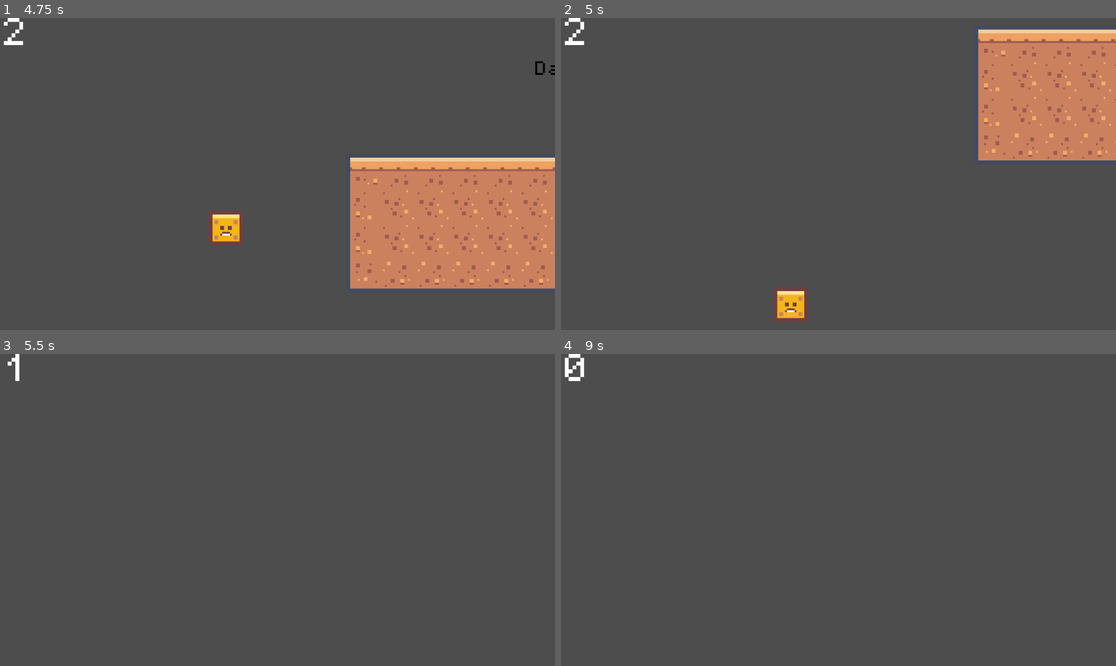
Above: before the commit, frames 1-4 (two rows, left to right).
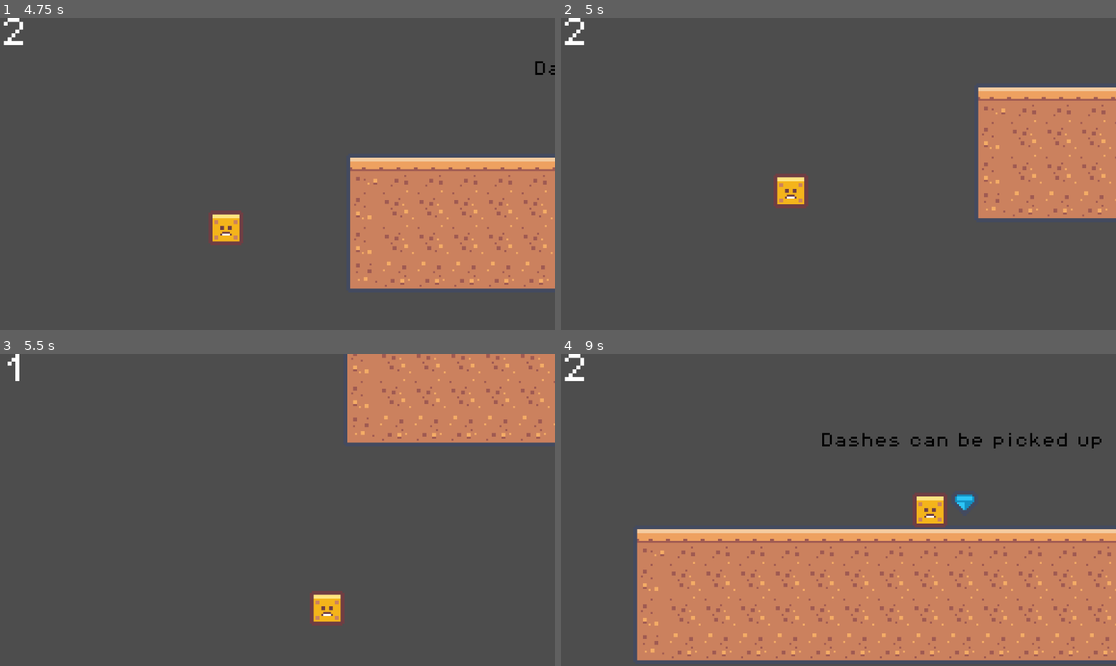
Above: after the commit, the same moments.

Repository: AadiCJ/dashGame
Game: Godot game, scene res://levels/level_1.tscn
Two runs of this game, one before a commit and one after it. Both use one fixed random seed, a clock stepped at 60 frames per second and the inputs below.
Inputs (mouse positions are in pixels of both pictures, inside the frame that each line leads up to):
- Up to frame 1 (4.75 s): move the mouse to (399, 158) at 0.52 s; hold D (move_right) 0.53-2.03 s; click (399, 158) at 0.6 s; tap Space (jump) at 0.77, 1.52, 3.02, 3.77, 4.52 s; move the mouse to (166, 189) at 1.27 s; click (166, 189) at 1.35 s; move the mouse to (333, 105) at 2.02 s; hold Left (move_left) 2.03-2.78 s; click (333, 105) at 2.1 s; move the mouse to (249, 236) at 2.77 s; hold D (move_right) 2.78-4.28 s; click (249, 236) at 2.85 s; move the mouse to (444, 220) at 3.52 s; click (444, 220) at 3.6 s; move the mouse to (111, 127) at 4.27 s; hold Left (move_left) from 4.28 s (still down); click (111, 127) at 4.35 s
- Up to frame 2 (5 s): keep holding Left (move_left)
- Up to frame 3 (5.5 s): move the mouse to (305, 510) at 5.02 s; release Left (move_left) at 5.03 s; hold D (move_right) from 5.03 s (still down); click (305, 510) at 5.1 s
- Up to frame 4 (9 s): move the mouse to (755, 432) at 5.77 s; release D (move_right) at 5.78 s; hold Left (move_left) 5.78-7.28 s; click (755, 432) at 5.85 s; tap Space (jump) at 6.02, 6.77, 7.52 s; move the mouse to (960, 494) at 6.52 s; click (960, 494) at 6.6 s; move the mouse to (727, 525) at 7.27 s; hold D (move_right) from 7.28 s (still down); click (727, 525) at 7.35 s; tap Enter at 8 s; move the mouse to (894, 441) at 8.02 s; click (894, 441) at 8.1 s; move the mouse to (810, 572) at 8.77 s; click (810, 572) at 8.85 s

Frame 1 is identical in both runs. In frame 2, 12% of the frame differs, in the area x 38-100%, y 3-98%; in frame 3, 11%; in frame 4, 38%, in the area x 0-100%, y 2-99%.
Error before the commit: Parse Error: Used tab character for indentation instead of space as used before in the file. (res://scripts/killzone.gd:9)

Commit message:
Update killzone.gd
uhhhh, some formatting issue about tabs and spaces, fixed that

Diff:
--- a/scripts/killzone.gd
+++ b/scripts/killzone.gd
@@ -2,15 +2,15 @@
 
 
 func _ready() -> void:
-    #TODO: make dying a signal that is picked up here,
+     #TODO: make dying a signal that is picked up here,
     #but can also be emitted by enemies
     pass
 
 func _on_body_entered(_body:Node2D) -> void:
-	SignalBus.died.emit()
+    SignalBus.died.emit()
     #tell player it has died
-	$Timer.start()
+    $Timer.start()
 
 func _on_timer_timeout() -> void:
-	get_tree().reload_current_scene()
+    get_tree().reload_current_scene()
     #restart after some time
